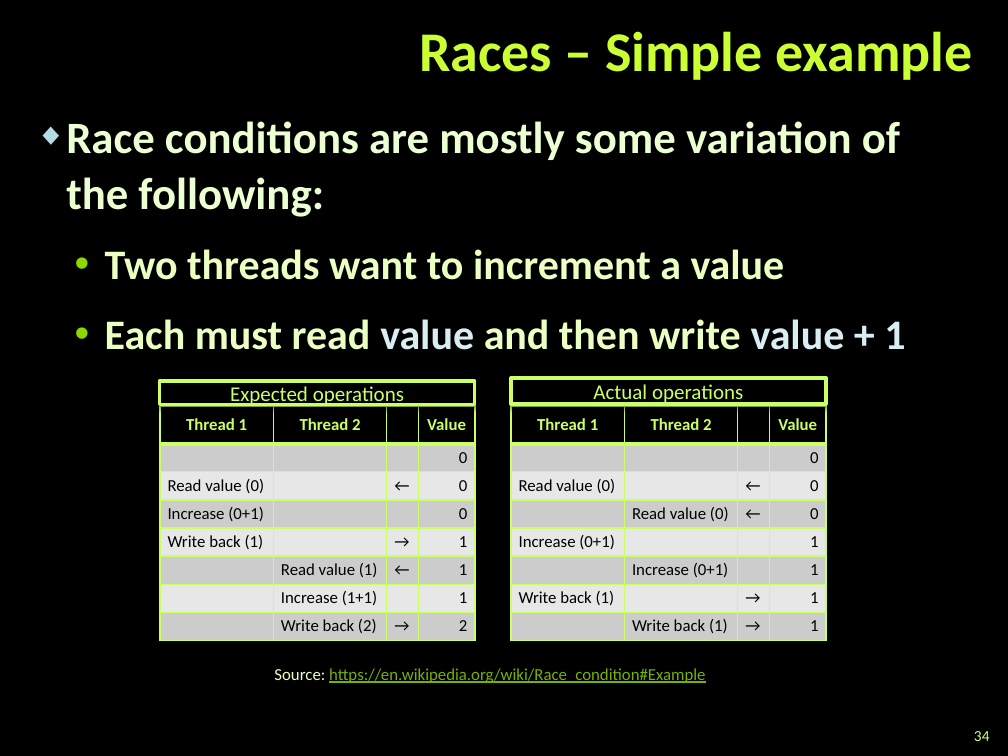
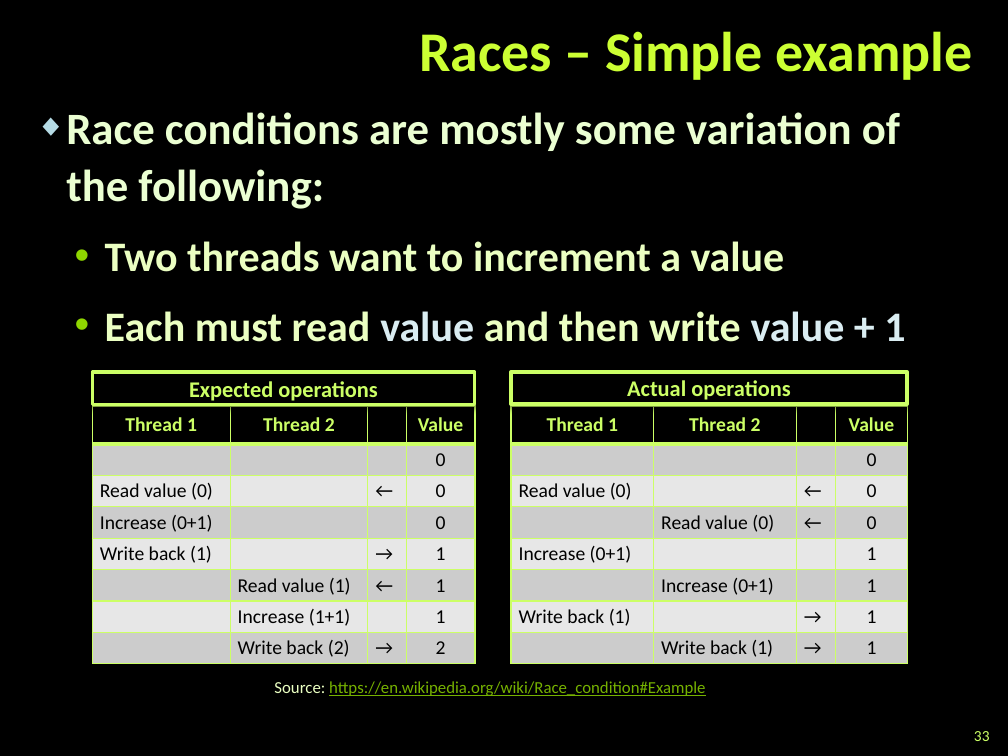
Before and after one commit to TelerikAcademy/Windows-Applications, a slide deck: slide 33 of 14. Asynchronous-Programming-in-CSharp/Asynchronous Programming in CSharp.pptx (slide 34 before the commit). Drawn at 1008x756 pixels with LibreOffice and Linux fonts; fonts in the diff are those of the drawing; background and template pictures are left out. Boxes give left, top, right and bottom in pixels: in the first picture for what was removed or moved away, otherwise in the second. Text is boxed around its words. In the diff, an @@ line names an element or a change of style, - is before the commit and + after.

```diff
--- a/14. Asynchronous-Programming-in-CSharp/Asynchronous Programming in CSharp.pptx
+++ b/14. Asynchronous-Programming-in-CSharp/Asynchronous Programming in CSharp.pptx
@@ text "Race conditions are mostly some ...": place and size @@
-text "Race conditions are mostly some ..." at box(66, 121, 905, 350)
+text "Race conditions are mostly some ..." at box(66, 112, 905, 342)
@@ rectangle "Expected operations": place and size @@
-rectangle "Expected operations" at box(159, 381, 475, 404)
+rectangle "Expected operations" at box(93, 372, 475, 404)
@@ rectangle "Expected operations" at box(93, 372, 475, 404): size 15 to 16 pt, bold on @@
@@ rectangle "Actual operations" at box(511, 372, 907, 404): size 15 to 16 pt, bold on @@
@@ rectangle "Actual operations": place and size @@
-rectangle "Actual operations" at box(511, 378, 827, 404)
+rectangle "Actual operations" at box(511, 372, 907, 404)
@@ table at box(93, 406, 476, 661) @@
@@ size 12 to 14 pt @@
@@ alignment right to centre @@
@@ table: place and size @@
-table at box(160, 406, 476, 638)
+table at box(93, 406, 476, 661)
@@ table at box(511, 406, 906, 661) @@
@@ size 12 to 14 pt @@
@@ alignment right to centre @@
@@ table: place and size @@
-table at box(511, 406, 827, 638)
+table at box(511, 406, 906, 661)
@@ text "Source: https://en.wikipedia.org/wiki/Race_condition#Example": place and size @@
-text "Source: https://en.wikipedia.org/wiki/Race_condition#Example" at box(274, 668, 705, 683)
+text "Source: https://en.wikipedia.org/wiki/Race_condition#Example" at box(274, 681, 705, 696)
@@ page number at box(974, 731, 990, 741): text changed @@
-34
+33
```
Also in this commit, not shown: 34 other slides changed, 3 slides removed, 35 other files.
